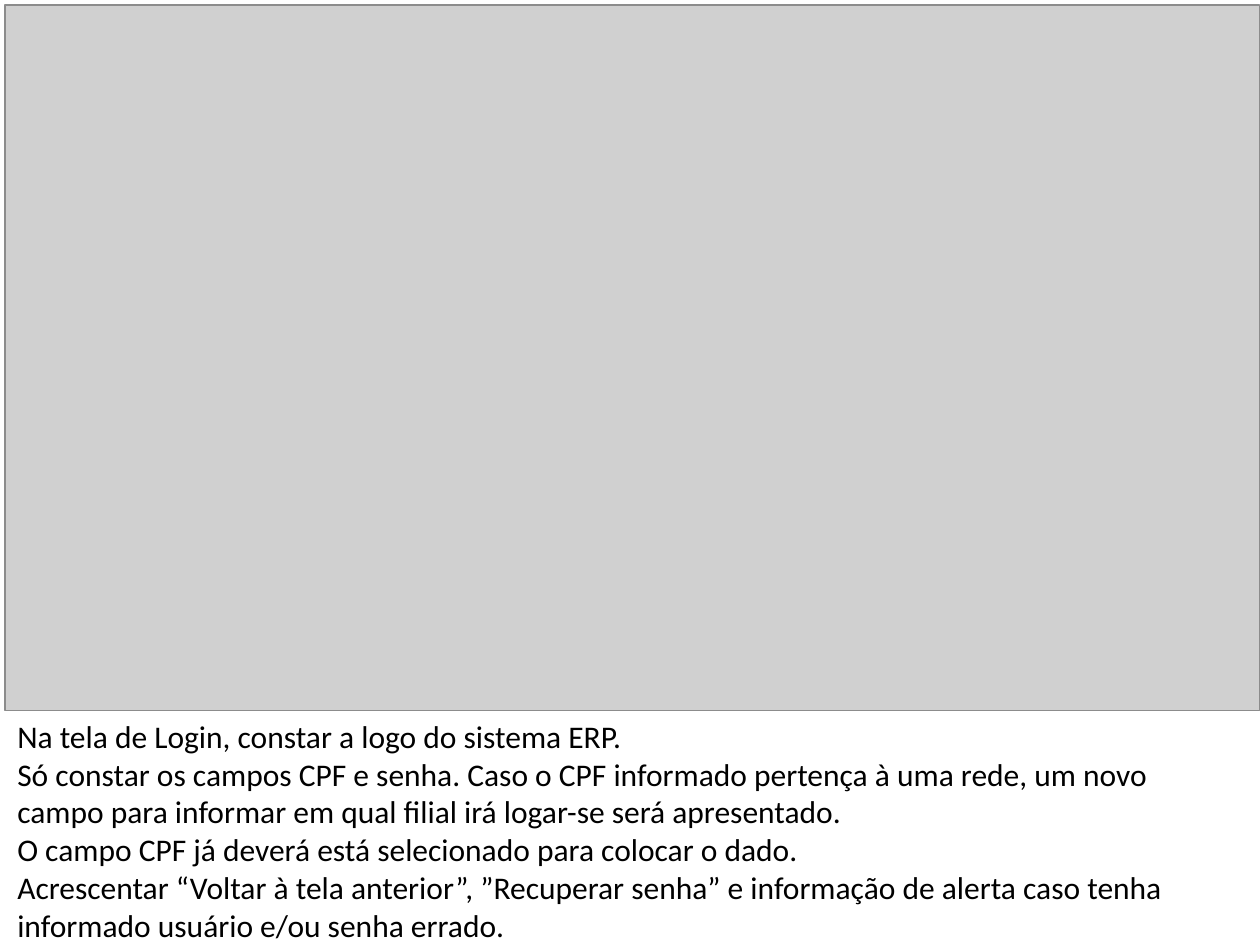
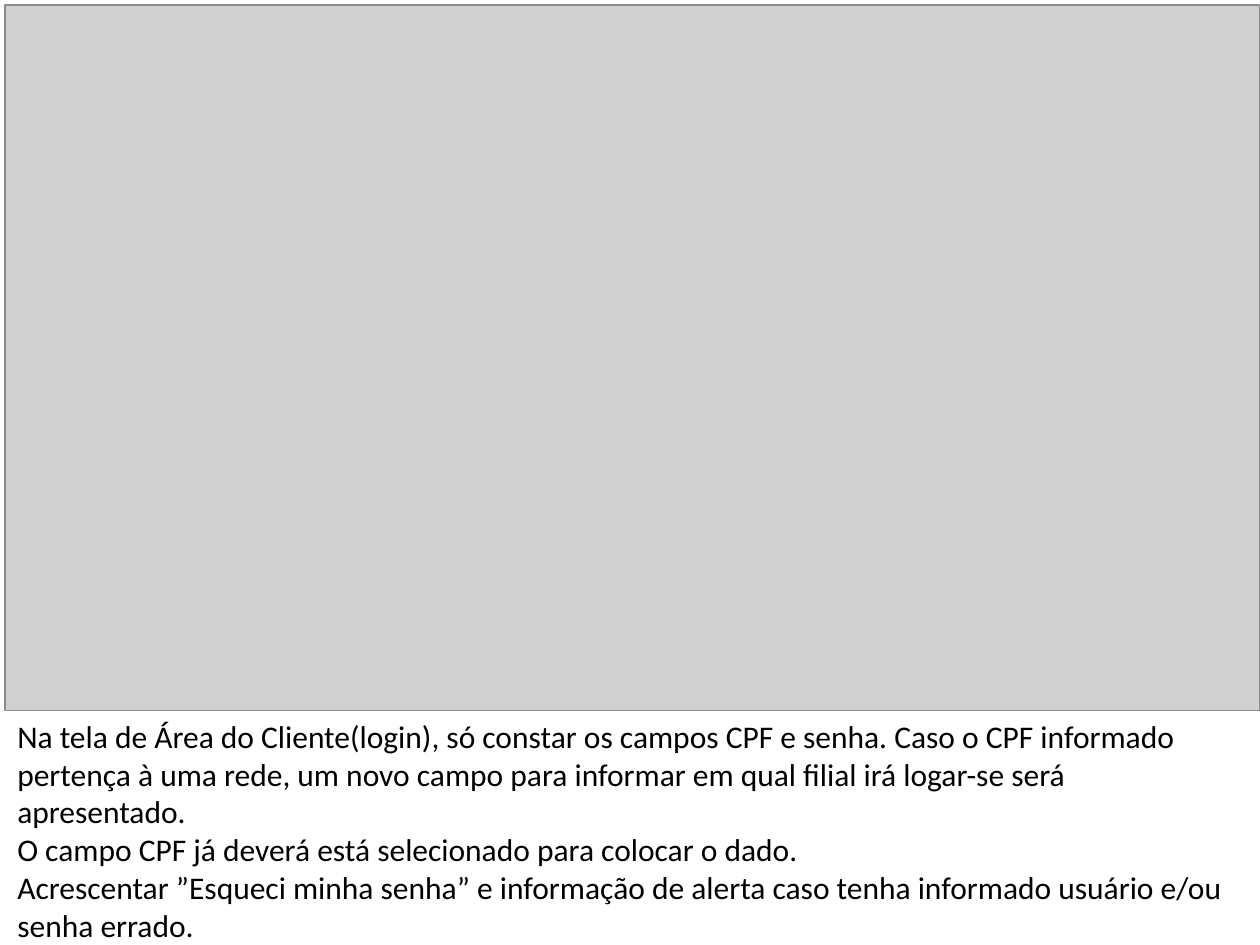
Before and after one commit to EsdrasSudario/UX, a slide deck: slide 2 of Projeto ERP WEB/Análise ERP WEB BioSistema.pptx. Drawn at 1260x945 pixels with LibreOffice and Linux fonts; fonts in the diff are those of the drawing; grey boxes stand for pictures. Boxes give left, top, right and bottom in pixels: in the first picture for what was removed or moved away, otherwise in the second. Text is boxed around its words. In the diff, an @@ line names an element or a change of style, - is before the commit and + after.

Commit message:
Feito o Wireframe da tela da Área do Cliente entre outras coisas.

```diff
--- a/Projeto ERP WEB/Análise ERP WEB BioSistema.pptx
+++ b/Projeto ERP WEB/Análise ERP WEB BioSistema.pptx
@@ text at <box>17,721,1173,828</box>: text changed @@
-Na tela de Login, constar a logo do sistema ERP.
-Só constar os campos CPF e senha. Caso o CPF informado pertença à uma rede, um novo campo para informar em qual filial irá logar-se será apresentado.
+Na tela de Área do Cliente(login), só constar os campos CPF e senha. Caso o CPF informado pertença à uma rede, um novo campo para informar em qual filial irá logar-se será apresentado.
@@ text at <box>17,877,1221,938</box>: text changed @@
-Acrescentar “Voltar à tela anterior”, ”Recuperar senha” e informação de alerta caso tenha informado usuário e/ou senha errado.
+Acrescentar ”Esqueci minha senha” e informação de alerta caso tenha informado usuário e/ou senha errado.
```
Also in this commit, not shown: 1 other slide changed, 1 slide added, 2 other files.
